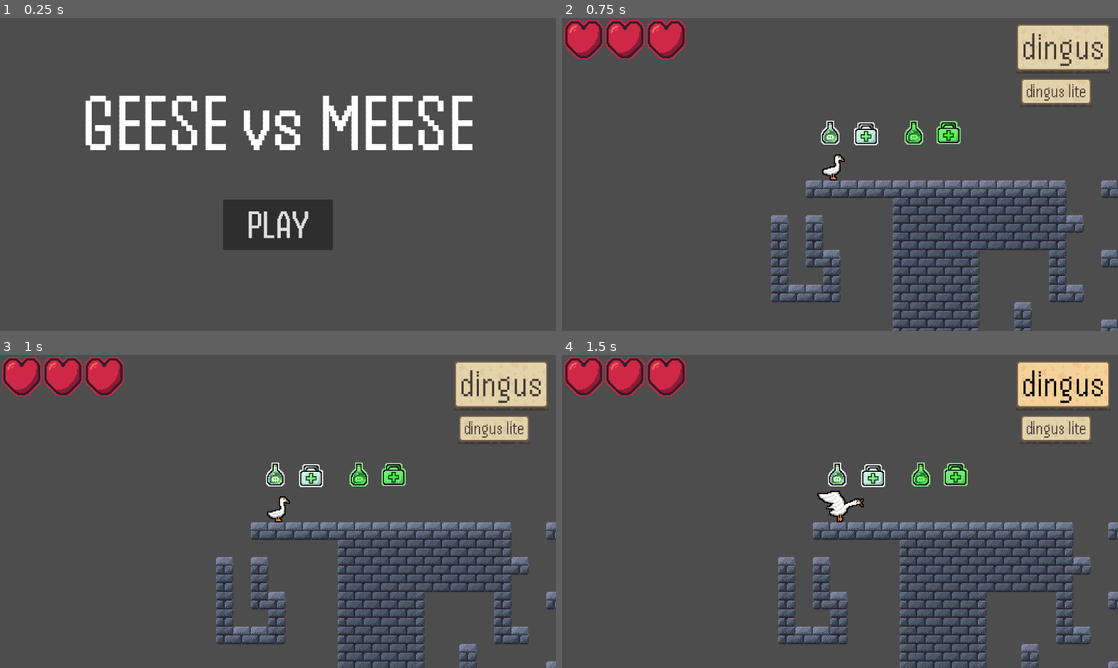
Above: before the commit, frames 1-4 (two rows, left to right).
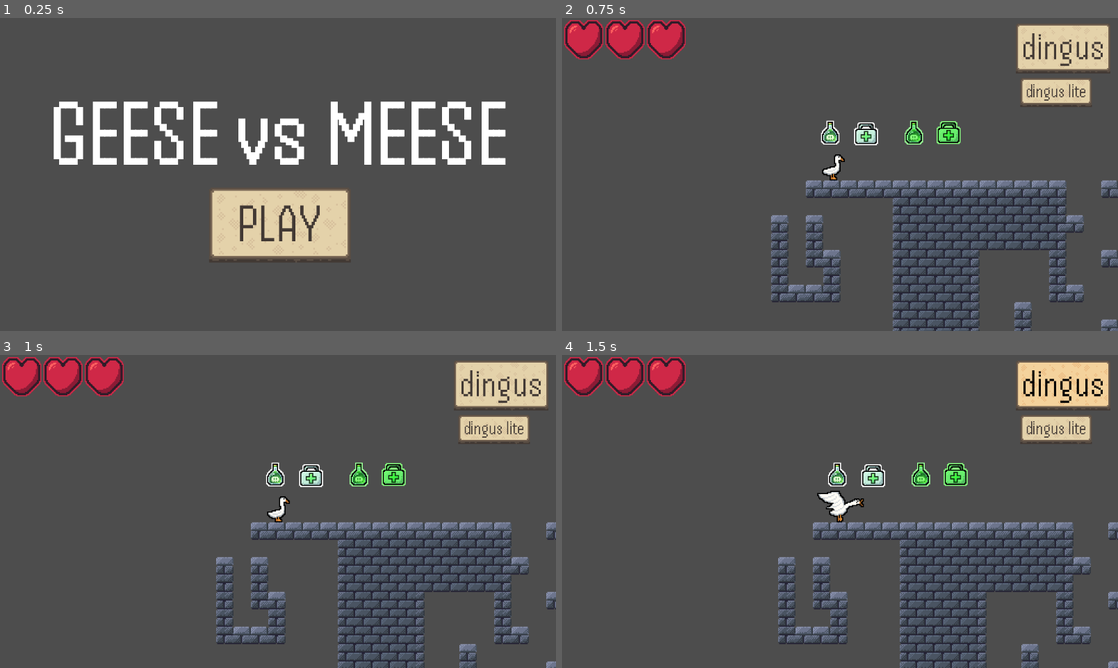
Above: after the commit, the same moments.

Repository: MrAwesomeOwl/geese-vs-meese
Game: Godot game, scene res://scenes/StartScene.tscn
Two runs of this game, one before a commit and one after it. Both use one fixed random seed, a clock stepped at 60 frames per second and the inputs below. This scene is started directly instead of the project's main scene.
Inputs:
- Up to frame 1 (0.25 s): no input
- Up to frame 2 (0.75 s): click "PLAY" at 0.5 s
- Up to frame 3 (1 s): no input
- Up to frame 4 (1.5 s): click "dingus" at 1.25 s

The runs differ from the first frame. In frame 1, 14% of the frame differs, in the area x 9-91%, y 24-78%; in frame 2, nothing differs; in frame 3, nothing differs; in frame 4, nothing differs.

Commit message:
Play Button Final
Finalizing the play button for the start screen

Diff:
--- a/scenes/StartScene.tscn
+++ b/scenes/StartScene.tscn
@@ -1,6 +1,7 @@
-[gd_scene load_steps=3 format=3 uid="uid://dacv7ef1hdk8o"]
+[gd_scene load_steps=4 format=3 uid="uid://dacv7ef1hdk8o"]
 
 [ext_resource type="FontFile" uid="uid://cgxhmrtw4tmfh" path="res://Fonts/Handjet/static/Handjet-Medium.ttf" id="1_fjh8l"]
+[ext_resource type="PackedScene" path="res://objects/button.tscn" id="2_6ckym"]
 [ext_resource type="Script" path="res://scripts/levelswitching/starttoplay.gd" id="2_8ehml"]
 
 [node name="Control" type="Control"]
@@ -14,40 +15,38 @@
 [node name="Label" type="Label" parent="."]
 layout_mode = 1
 anchors_preset = -1
-anchor_left = 0.42627
-anchor_top = 0.277778
-anchor_right = 0.57373
-anchor_bottom = 0.392361
-offset_left = -286.5
-offset_top = -51.5
-offset_right = 286.5
-offset_bottom = 51.5
+anchor_left = 0.5
+anchor_top = 0.402778
+anchor_right = 0.5
+anchor_bottom = 0.402778
+offset_left = -422.0
+offset_top = -118.5
+offset_right = 422.0
+offset_bottom = 78.5
 grow_horizontal = 2
 grow_vertical = 2
 theme_override_fonts/font = ExtResource("1_fjh8l")
-theme_override_font_sizes/font_size = 150
+theme_override_font_sizes/font_size = 175
 text = "GEESE vs MEESE"
 horizontal_alignment = 1
 vertical_alignment = 1
 metadata/_edit_use_anchors_ = true
 
-[node name="Button" type="Button" parent="."]
+[node name="Button2" parent="." instance=ExtResource("2_6ckym")]
 layout_mode = 1
 anchors_preset = -1
-anchor_left = 0.461426
-anchor_top = 0.661458
-anchor_right = 0.538574
-anchor_bottom = 0.661458
-offset_left = -61.5
-offset_top = -46.5
-offset_right = 61.5
-offset_bottom = 46.5
+anchor_left = 0.5
+anchor_top = 0.652778
+anchor_right = 0.5
+anchor_bottom = 0.652778
+offset_left = -127.5
+offset_top = -64.0
+offset_right = -40.5
+offset_bottom = -18.0
 grow_horizontal = 2
 grow_vertical = 2
-theme_override_fonts/font = ExtResource("1_fjh8l")
-theme_override_font_sizes/font_size = 75
-text = "   PLAY   "
+scale = Vector2(3, 3)
+text = "PLAY"
 script = ExtResource("2_8ehml")
-metadata/_edit_use_anchors_ = true
 
-[connection signal="pressed" from="Button" to="Button" method="_on_pressed"]
+[connection signal="pressed" from="Button2" to="Button2" method="_on_pressed"]
